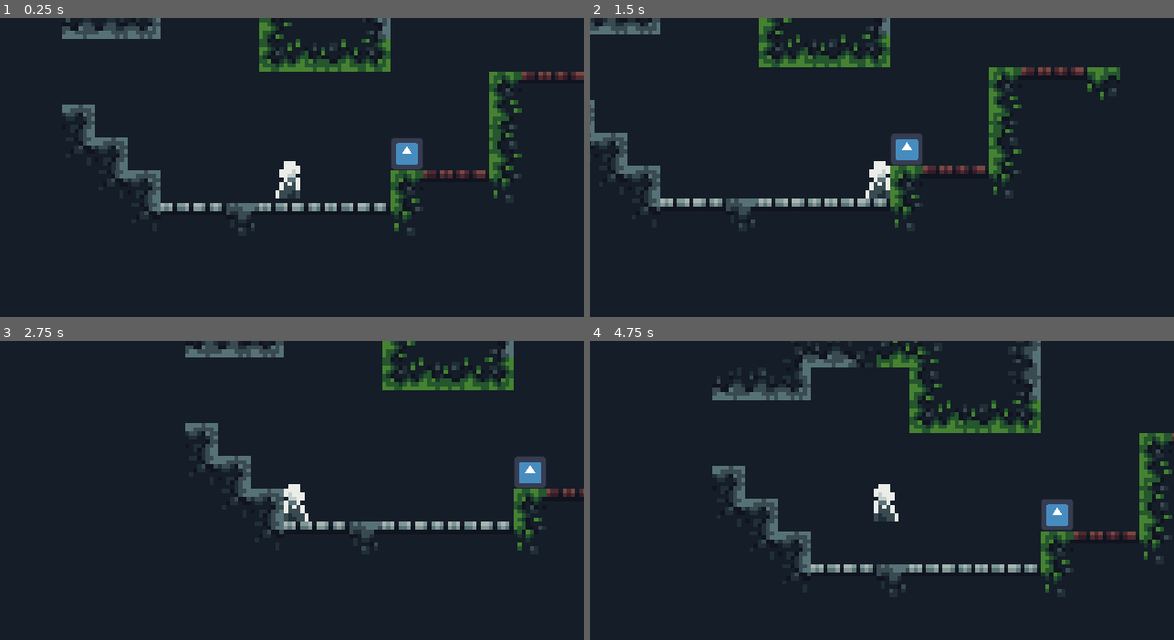
Above: before the commit, frames 1-4 (two rows, left to right).
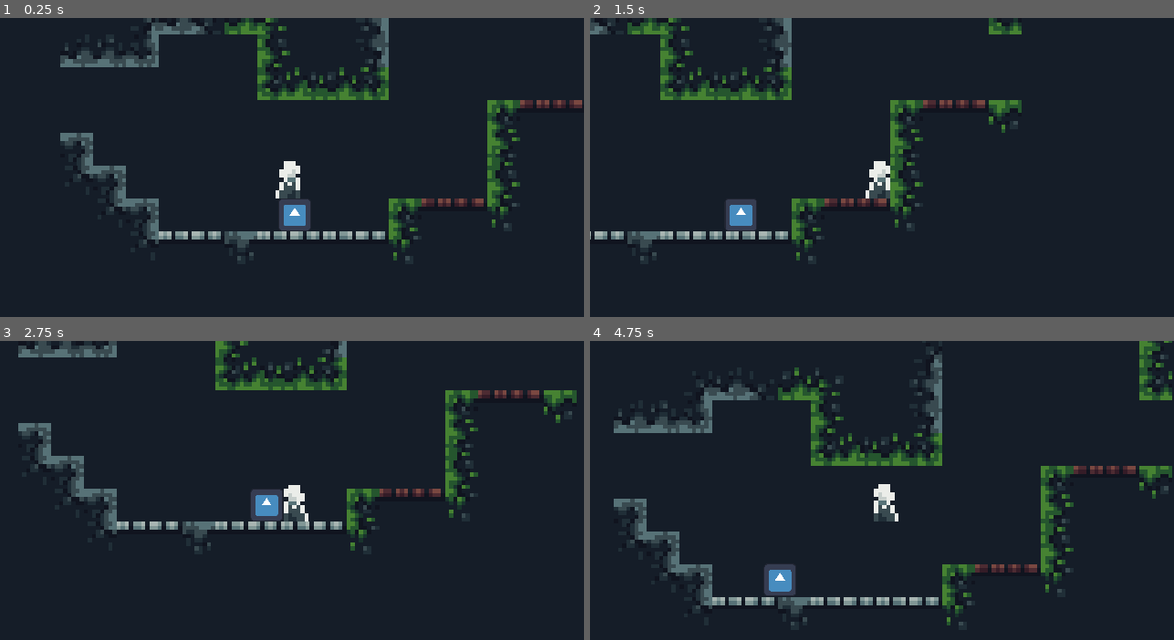
Above: after the commit, the same moments.

Repository: FoxParadeAFK/Lappland-Legato
Game: Godot game, scene res://scenes/tests/test_player_scene.tscn
The game is run twice, just before and just after one commit, with the same random seed, the same clock (stepped at 60 frames per second) and the same inputs. The engine's default icon, where the game draws it, is replaced by a stand-in: a white triangle on a blue panel in a dark square.
Inputs:
- Up to frame 1 (0.25 s): no input
- Up to frame 2 (1.5 s): tap Enter (ui_accept) at 0.5, 0.77 s; hold Right (ui_right) from 0.53 s (still down)
- Up to frame 3 (2.75 s): tap Enter (ui_accept) at 1.52 s; release Right (ui_right) at 2.03 s; hold Left (ui_left) from 2.03 s (still down)
- Up to frame 4 (4.75 s): release Left (ui_left) at 2.78 s; hold Right (ui_right) 2.78-4.28 s; tap Enter (ui_accept) at 3.02, 3.77, 4.52 s; hold Left (ui_left) from 4.28 s (still down)

The runs differ from the first frame. In frame 1, 13% of the frame differs, in the area x 10-100%, y 0-82%; in frame 2, 10%; in frame 3, 12%; in frame 4, 15%, in the area x 4-100%, y 0-96%.

Commit message:
Very rough movement + fox sprite flipping

Diff:
--- a/lappland-legato/scenes/fox.tscn
+++ b/lappland-legato/scenes/fox.tscn
@@ -3,6 +3,7 @@
 [ext_resource type="Script" uid="uid://dji5nwa8o4oy3" path="res://scripts/entites/fox.gd" id="1_ufccv"]
 [ext_resource type="Script" uid="uid://da4fdidlv5a31" path="res://scripts/entites/fox_idle_state.gd" id="2_3u0el"]
 [ext_resource type="Texture2D" uid="uid://bfb6up35ex2qc" path="res://icon.svg" id="2_35nom"]
+[ext_resource type="Script" uid="uid://dww7lb14dpjwd" path="res://scripts/entites/fox_move_state.gd" id="3_3u0el"]
 
 [sub_resource type="RectangleShape2D" id="RectangleShape2D_ufccv"]
 size = Vector2(8, 8)
@@ -16,18 +17,26 @@
 script = ExtResource("2_3u0el")
 metadata/_custom_type_script = "uid://da4fdidlv5a31"
 
+[node name="FoxMoveState" type="Node2D" parent="FiniteStateMachine" unique_id=739357596]
+script = ExtResource("3_3u0el")
+metadata/_custom_type_script = "uid://dww7lb14dpjwd"
+
 [node name="RayCast" type="Node2D" parent="." unique_id=1620815607]
 position = Vector2(6, 4)
 
-[node name="GroundCast" type="RayCast2D" parent="RayCast" unique_id=1218666479]
+[node name="GroundRayCast" type="RayCast2D" parent="RayCast" unique_id=1218666479]
 target_position = Vector2(0, 10)
 
-[node name="LowerWallCast" type="RayCast2D" parent="RayCast" unique_id=816590658]
-position = Vector2(0, -4)
+[node name="LowerWallRayCast" type="RayCast2D" parent="RayCast" unique_id=816590658]
+position = Vector2(0, -1)
 target_position = Vector2(14, 0)
 
-[node name="UpperWallCast" type="RayCast2D" parent="RayCast" unique_id=966967252]
-position = Vector2(0, -12)
+[node name="MidWallRayCast" type="RayCast2D" parent="RayCast" unique_id=1181877842]
+position = Vector2(0, -5)
+target_position = Vector2(4, 0)
+
+[node name="UpperWallRayCast" type="RayCast2D" parent="RayCast" unique_id=966967252]
+position = Vector2(0, -9)
 target_position = Vector2(14, 0)
 
 [node name="Sprite2D" type="Sprite2D" parent="." unique_id=1570143416]
--- a/lappland-legato/scenes/tests/test_player_scene.tscn
+++ b/lappland-legato/scenes/tests/test_player_scene.tscn
@@ -19,4 +19,4 @@
 [node name="Player" parent="." unique_id=1374821560 instance=ExtResource("1_qb0p4")]
 
 [node name="Fox" parent="." unique_id=528390626 instance=ExtResource("3_rb1be")]
-position = Vector2(28, 12)
+position = Vector2(-1, 20)
--- a/lappland-legato/scripts/entites/fox.gd
+++ b/lappland-legato/scripts/entites/fox.gd
@@ -2,6 +2,7 @@
 
 var current_state: FoxState
 var idle_state: FoxIdleState
+var move_state: FoxMoveState
 func transition_state(_transitioning_state: FoxState) -> void:
 	if current_state != null: current_state.exit()
 
@@ -16,9 +17,26 @@
 	return state
 
 var facing_direction: int
+@onready var ground_ray_cast: RayCast2D = $"RayCast/GroundRayCast"
+@onready var upper_wall_ray_cast: RayCast2D = $"RayCast/UpperWallRayCast"
+@onready var mid_wall_ray_cast: RayCast2D = $"RayCast/MidWallRayCast"
+@onready var lower_wall_ray_cast: RayCast2D = $"RayCast/LowerWallRayCast"
 
 func _ready() -> void:
 	facing_direction = 1
 
 	idle_state = get_state("FiniteStateMachine/FoxIdleState", "idle")
-	transition_state(idle_state)
+	move_state = get_state("FiniteStateMachine/FoxMoveState", "move")
+	transition_state(move_state)
+
+func _physics_process(_delta: float) -> void:
+	current_state.physics_update(_delta)
+
+	move_and_slide()
+	flip()
+
+func flip() -> void:
+	if not ground_ray_cast.is_colliding() or mid_wall_ray_cast.is_colliding():
+		facing_direction *= -1
+		scale.y = 1 if facing_direction == 1 else -1
+		rotation_degrees = 0 if facing_direction == 1 else 180
--- a/lappland-legato/scripts/interface/dialogue_label.gd
+++ b/lappland-legato/scripts/entites/fox_move_state.gd
@@ -1,7 +1,10 @@
-class_name DialogueLabel extends Label
+class_name FoxMoveState extends FoxState
 
-func _ready() -> void:
-	Interface.trigger_dialogue.connect(read_line)
+func enter() -> void:
+	pass
 
-func read_line(_line: String) -> void:
-	text = _line
+func physics_update(_delta: float) -> void:
+	fox.velocity.x = fox.facing_direction * 10
+
+func exit() -> void:
+	pass
Not shown, added: lappland-legato/scripts/entites/fox_move_state.gd.uid
